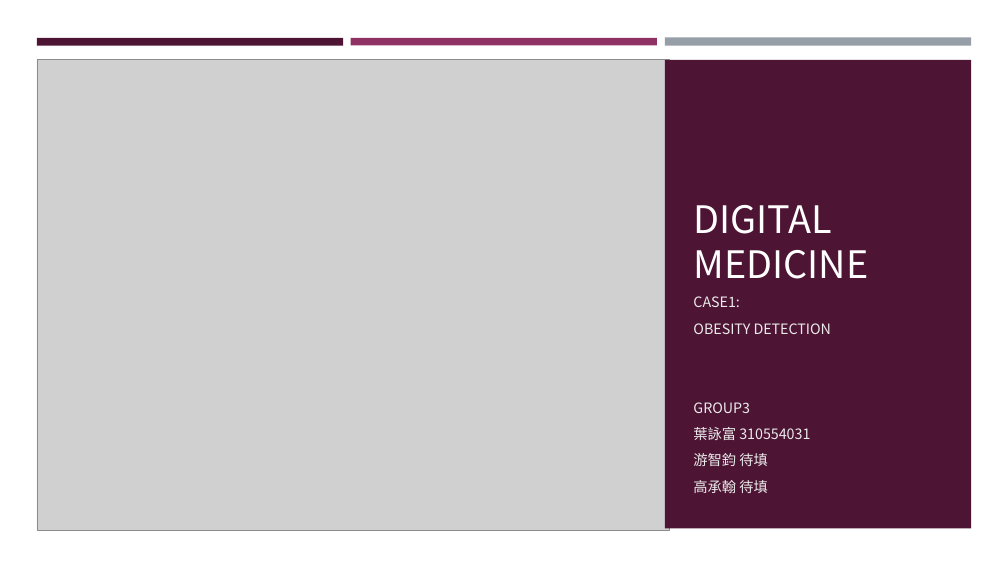
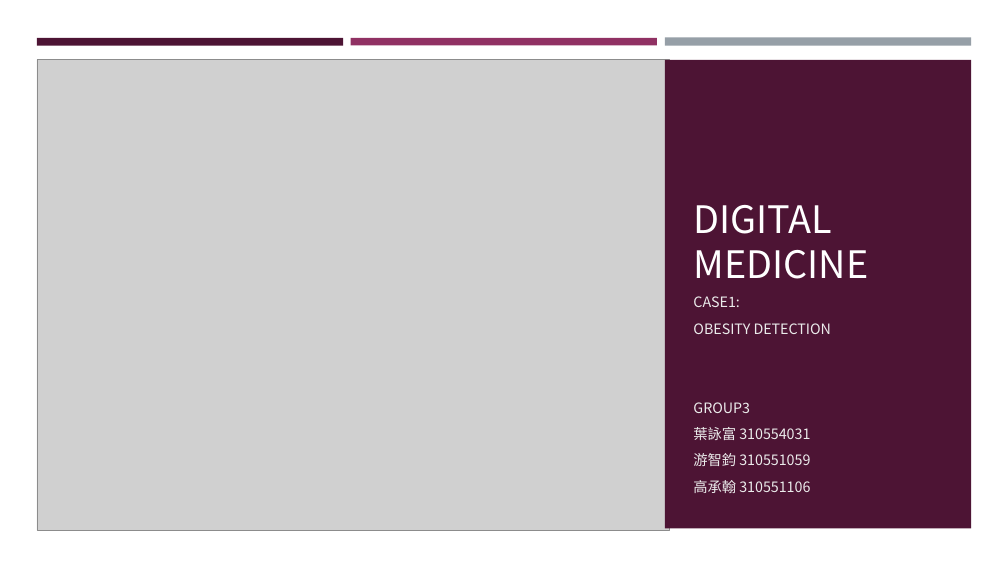
Before and after one commit to frankye1000/NYCU-DigitalMedicine, a slide deck: slide 1 of Case_Presentation_1/ppt/case1_CT_02.pptx. Drawn at 1008x567 pixels with LibreOffice and Linux fonts; fonts in the diff are those of the drawing; grey boxes stand for pictures. Boxes give left, top, right and bottom in pixels: in the first picture for what was removed or moved away, otherwise in the second. Text is boxed around its words. In the diff, an @@ line names an element or a change of style, - is before the commit and + after.

```diff
--- a/Case_Presentation_1/ppt/case1_CT_02.pptx
+++ b/Case_Presentation_1/ppt/case1_CT_02.pptx
@@ subtitle at (693, 453, 810, 493): text changed @@
-游智鈞 待填
-高承翰 待填
+游智鈞 310551059
+高承翰 310551106
```
Also in this commit, not shown: 3 other slides changed, 2 other files.
